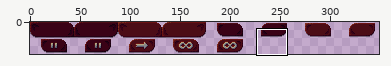
Two versions of one sprite sheet, Assets/Sprites/ButtonsUI.png. Above, an overview of the earlier version with the close-up marked.
Close-up. Before the edit:
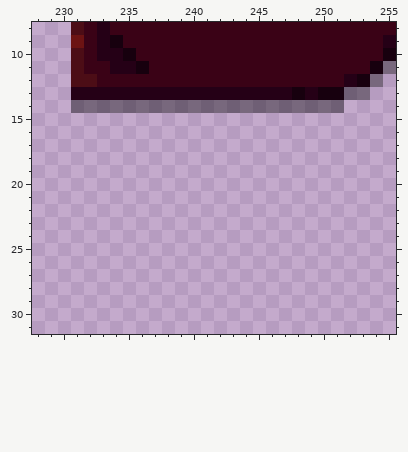
The file is 352x32 pixels. Shown: x 228..255, y 8..31. The wide view leaves out empty margins.
The result:
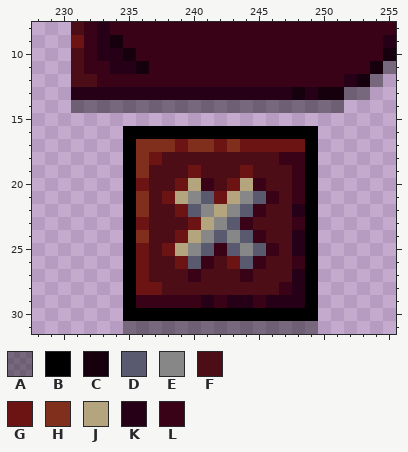
Palette (. is transparent): A #00000063  B #000000  C #17000e  D #595a6f  E #878787  F #4c0d16  G #6c1313  H #802f1d  J #b5a57e  K #250016  L #3a0216
The exact change:
Colour A is added in row 31 at x 235 to 249.
Colour B is added in row 16 at x 235 to 249; in rows 17 to 29 at x 235 and 249; in row 30 at x 235 to 249.
Colour D is added in row 21 at x 241 and 245; in row 22 at x 240 and 244; in row 23 at x 243; in row 24 at x 242 and 244; in row 25 at x 241, 243 and 245; in row 26 at x 240 and 244.
Colour E is added in row 21 at x 240 and 244; in row 22 at x 241 and 243; in row 23 at x 242; in row 24 at x 241 and 243; in row 25 at x 240 and 244.
Colour F is added in row 18 at x 238 to 246; in row 19 at x 237 to 239, 241 to 243 and 245 to 247; in row 20 at x 237 to 238, 242 and 246 to 247; in row 21 at x 237 and 247; in row 22 at x 237 to 238 and 246 to 247; in row 23 at x 237 to 239 and 245 to 247.
Colour F is added in row 24 at x 237 to 238 and 246 to 247; in row 25 at x 237 and 247; in row 26 at x 237 to 238, 242 and 246 to 247; in row 27 at x 237 to 239, 241 to 243 and 245 to 247; in row 28 at x 238 to 246.
Colour G is added in row 17 at x 239, 242 and 244 to 248; in row 18 at x 237; in row 19 at x 240 and 244; in row 20 at x 236, 239 and 243; in row 21 at x 238 and 242; in row 22 at x 239.
Colour G is added in row 23 at x 236 and 240; in row 24 at x 239; in row 25 at x 236 and 238; in row 26 at x 236, 239 and 243; in row 27 at x 236; in row 28 at x 236 to 237.
Colour H is added in row 17 at x 236 to 238, 240 to 241 and 243; in rows 18 to 19 at x 236; in rows 21 to 22 at x 236; in row 24 at x 236.
Colour J is added in row 20 at x 240 and 244; in row 21 at x 239 and 243; in row 22 at x 242; in row 23 at x 241; in row 24 at x 240; in row 25 at x 239.
Colour K is added in row 22 at x 248; in rows 24 to 25 at x 248; in rows 27 to 28 at x 248; in row 29 at x 241, 243 to 244 and 246 to 248.
Colour L is added in row 18 at x 247 to 248; in row 19 at x 248; in row 20 at x 241, 245 and 248; in row 21 at x 246 and 248; in row 22 at x 245; in row 23 at x 244 and 248.
Colour L is added in row 24 at x 245; in row 25 at x 242 and 246; in row 26 at x 241, 245 and 248; in row 27 at x 240 and 244; in row 28 at x 247; in row 29 at x 236 to 240, 242 and 245.
Boxes around the changes in both close-ups, in picture pixels (x1, y1, x2, y2):
added: (123, 126, 318, 334)
